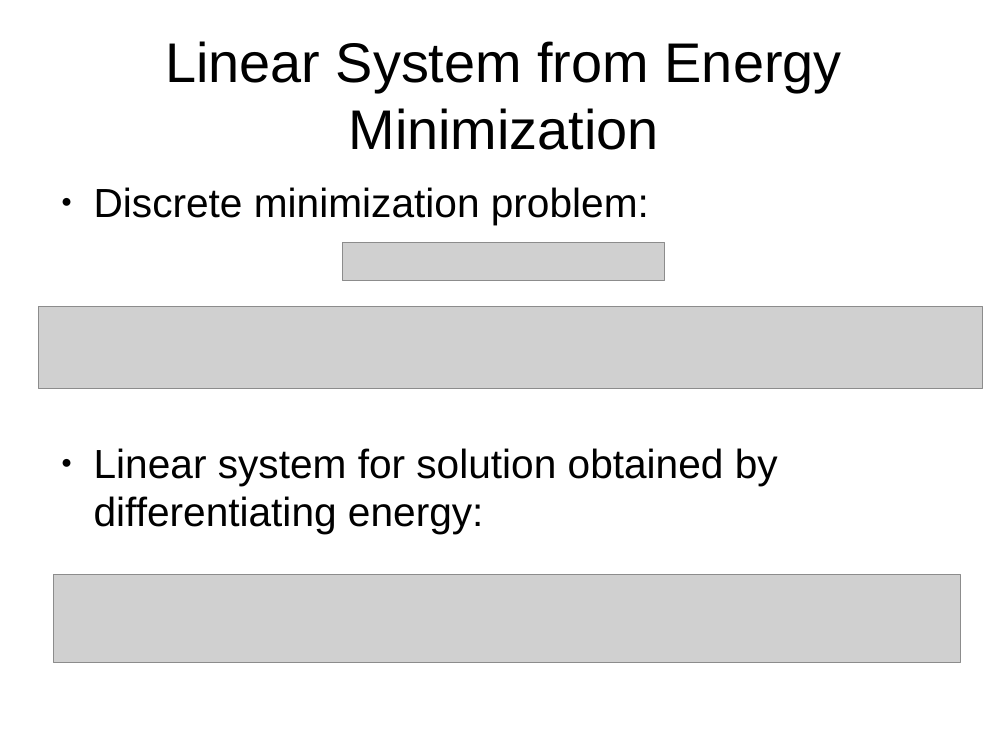
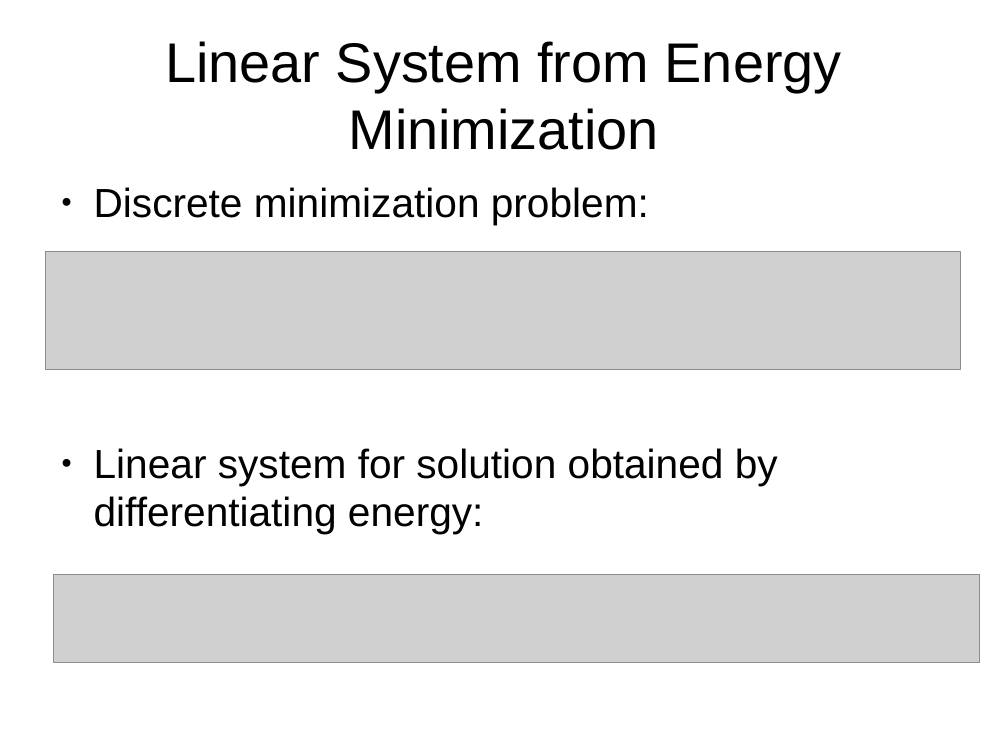
Before and after one commit to jhellrung/documents, a slide deck: slide 13 of presentations/sandia.2011.11.08/slides.odp. Drawn at 1008x756 pixels with LibreOffice and Linux fonts; fonts in the diff are those of the drawing; grey boxes stand for pictures. Boxes give left, top, right and bottom in pixels: in the first picture for what was removed or moved away, otherwise in the second. Text is boxed around its words. In the diff, an @@ line names an element or a change of style, - is before the commit and + after.

```diff
--- a/presentations/sandia.2011.11.08/slides.odp
+++ b/presentations/sandia.2011.11.08/slides.odp
@@ picture: place and size @@
-picture at <box>38,306,983,389</box>
+picture at <box>46,252,960,370</box>
@@ picture removed at <box>342,242,665,281</box> @@
@@ picture: place and size @@
-picture at <box>53,574,960,663</box>
+picture at <box>53,574,980,663</box>
```
Also in this commit, not shown: 9 other slides changed, 2 slides added.
